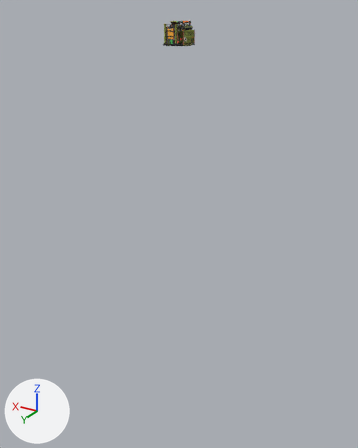
Renders of the glTF model computers/src/main/resources/assets/jsc/jsmodels/chain/coke_oven.glb from each side of a commit.
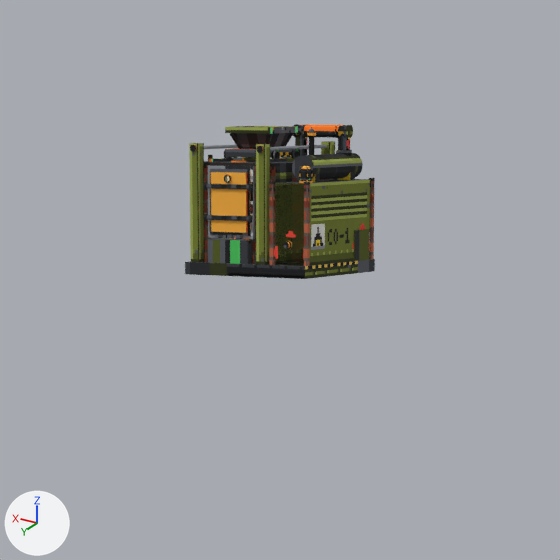
Each version is shown whole from a 50 mm lens placed at (-34.6, 58.4, 3.2), pointed at (1.9, -2.5, -27.3), then close up on the part from 37% to 63% of the width and 0% to 21% of the height. The axes (+X, +Y, +Z) are drawn at lower left. The lights are the same throughout. The older version's two pictures come first. Where no turn or scale is listed for an object, it has been applied to the vertices. Vertices at exactly the same position are counted once.

In view in the first close-up: 'body', 'body_glow', 'shape_0'.
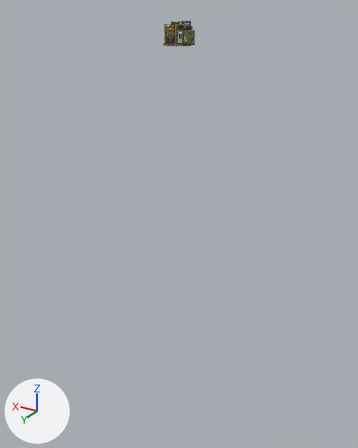
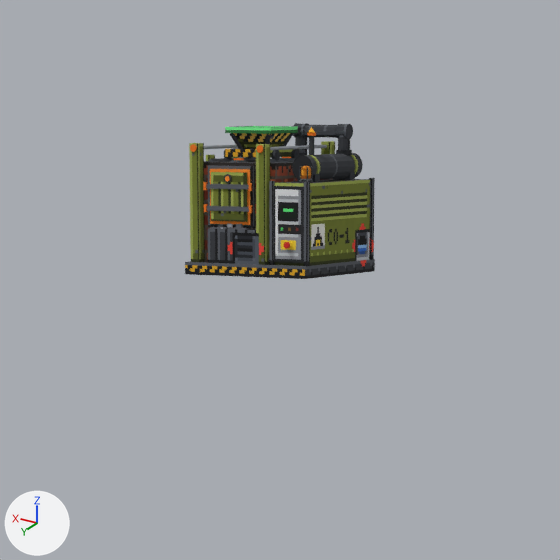
Where the change shows, as pixel boxes [x1, y1, x2, y2] in the close-ups (560 x 560 px; the box of a moved part takes in the faces that stretch with it):
'body', reshaped: before [185, 124, 375, 279]; after [185, 123, 375, 279]
part 1 of me_body, moved or reshaped: before [207, 215, 249, 221]; after [207, 206, 249, 212]
part 2 of me_body, moved or reshaped: before [204, 214, 207, 221]; after [204, 204, 207, 212]
part 3 of me_body, moved or reshaped: before [249, 215, 252, 223]; after [249, 205, 252, 213]
part 4 of me_body, moved or reshaped: before [211, 238, 250, 241]; after [211, 227, 250, 230]
part 5 of me_body, deleted: before [354, 229, 369, 261]
part 6 of me_body, moved or reshaped: before [208, 165, 255, 264]; after [208, 165, 256, 264]
part 7 of me_body, surface changed: [185, 124, 375, 279] in both
part 8 of me_body_glow, added: after [228, 223, 374, 267]
part 9 of me_body_glow, surface changed: [301, 166, 311, 179] in both
part 10 of me_shape_0, moved or reshaped: before [210, 169, 251, 236]; after [210, 169, 250, 225]

What changed in the scene script:
```text
Change me_body:
    remove me_body.from_pydata(...)  # 4728 vertices, 4316 faces; spans x -0.02..3.0, y -3.0..0.02, z 64.0..66.99
    add me_body.from_pydata(...)  # 4718 vertices, 4304 faces; spans x -0.02..3.0, y -3.0..0.02, z 64.0..66.99
    me_body part 1: the loose piece of 8 vertices spanning x 1.34..2.53, y -0.08..-0.05, z 65.11..65.2 is moved by (0.0, 0.0, 0.19)
    me_body part 2: the loose piece of 8 vertices spanning x 2.47..2.53, y -0.08..-0.03, z 65.08..65.23 is moved by (0.0, 0.0, 0.19)
    me_body part 3: the loose piece of 8 vertices spanning x 1.34..1.41, y -0.08..-0.03, z 65.08..65.23 is moved by (0.0, 0.0, 0.19)
    me_body part 4: the loose piece of 8 vertices spanning x 1.5..2.38, y -0.22..-0.06, z 64.72..64.75 is moved by (0.0, 0.0, 0.22)
    me_body part 5: the loose piece of 8 vertices spanning x 0.0..0.03, y -2.75..-2.12, z 64.25..64.88 is deleted
    me_body part 6: 7 vertices moved from x 1.38..2.5, y -0.25..-0.08, z 64.72..64.88 to x 1.38..2.5, y -0.25..-0.08, z 64.94..65.09; 7 vertices removed from x 1.38..2.5, y -0.25..-0.03, z 64.25..64.75; 5 vertices added at x 1.22..2.5, y -0.25..-0.03, z 64.94..64.97
    me_body part 7: 4142 kept faces spanning x -0.02..3.0, y -3.0..0.02, z 64.0..66.99 get new texture (UV) coordinates
Change me_body_glow:
    verts and faces of me_body_glow; kept vertices keep their numbers, new ones are numbered from 256
    remove me_body_glow.from_pydata(...)  # 256 vertices, 192 faces; spans x 0.078..0.297, y -0.453..-0.234, z 65.963..66.213
    add me_body_glow.from_pydata(...)  # 275 vertices, 202 faces; spans x -0.017..2.438, y -3.0..0.0, z 64.0..66.625
    me_body_glow part 8
    add verts[256] = (-0.002, 0.0, 64.25)  # pixel (305, 266)
    add verts[257] = (-0.002, 0.0, 64.0)  # pixel (305, 279)
    add verts[258] = (-0.002, -3.0, 64.0)  # pixel (374, 271)
    add verts[259] = (-0.002, -3.0, 64.25)  # pixel (374, 259)
    add verts[260] = (1.219, -0.03, 64.25)  # pixel (256, 264)
    add verts[261] = (1.0, -0.03, 64.25)  # pixel (265, 264)
    add verts[262] = (1.0, -0.03, 66.625)  # pixel (264, 144)
    add verts[263] = (1.219, -0.03, 66.625)  # pixel (255, 144)
    add verts[264] = (2.438, -0.03, 64.25)  # pixel (207, 262)
    add verts[265] = (1.219, -0.03, 64.938)  # pixel (256, 230)
    add verts[266] = (2.438, -0.03, 64.938)  # pixel (207, 228)
    add verts[267] = (0.03, -2.875, 65.875)  # pixel (371, 179)
    add verts[268] = (0.03, -0.125, 65.875)  # pixel (307, 183)
    add verts[269] = (0.03, -0.125, 64.25)  # pixel (306, 266)
    add verts[270] = (0.03, -2.875, 64.25)  # pixel (370, 259)
    add verts[271] = (-0.017, -2.828, 65.906)  # pixel (372, 178)
    add verts[272] = (-0.017, -2.828, 64.25)  # pixel (371, 259)
    add verts[273] = (-0.017, -2.922, 64.25)  # pixel (373, 259)
    add verts[274] = (-0.017, -2.922, 65.906)  # pixel (374, 177)
    add faces += [(256, 257, 258), (256, 258, 259), (260, 261, 262), (260, 262, 263), (260, 265, 264), (264, 265, 266)]
    add faces += [(267, 268, 269), (267, 269, 270), (271, 272, 273), (271, 273, 274)]
    me_body_glow part 9: 192 kept faces spanning x 0.078..0.297, y -0.453..-0.234, z 65.963..66.213 get new texture (UV) coordinates
Change me_shape_0:
    verts and faces of me_shape_0; kept vertices keep their numbers, new ones are numbered from 8
    remove me_shape_0.from_pydata(...)  # 8 vertices, 12 faces; spans x 1.438..2.438, y -0.156..-0.138, z 64.812..66.125
    add me_shape_0.from_pydata(...)  # 8 vertices, 12 faces; spans x 1.438..2.438, y -0.156..-0.138, z 65.031..66.125
    me_shape_0 part 10
    add delete_vertices([0, 1])  # with the faces that use them
    add verts[5] = (1.438, -0.138, 65.031)  # moved, pixel (250, 224)
    add verts[6] = (1.438, -0.156, 65.031)  # moved, pixel (250, 224)
    add verts[8] = (2.438, -0.156, 65.031)  # pixel (210, 223)
    add verts[9] = (2.438, -0.138, 65.031)  # pixel (210, 223)
    add faces += [(3, 8, 9), (2, 3, 9), (6, 8, 7), (3, 7, 8), (4, 9, 5), (2, 9, 4)]
    add faces += [(5, 9, 6), (6, 9, 8)]
```
